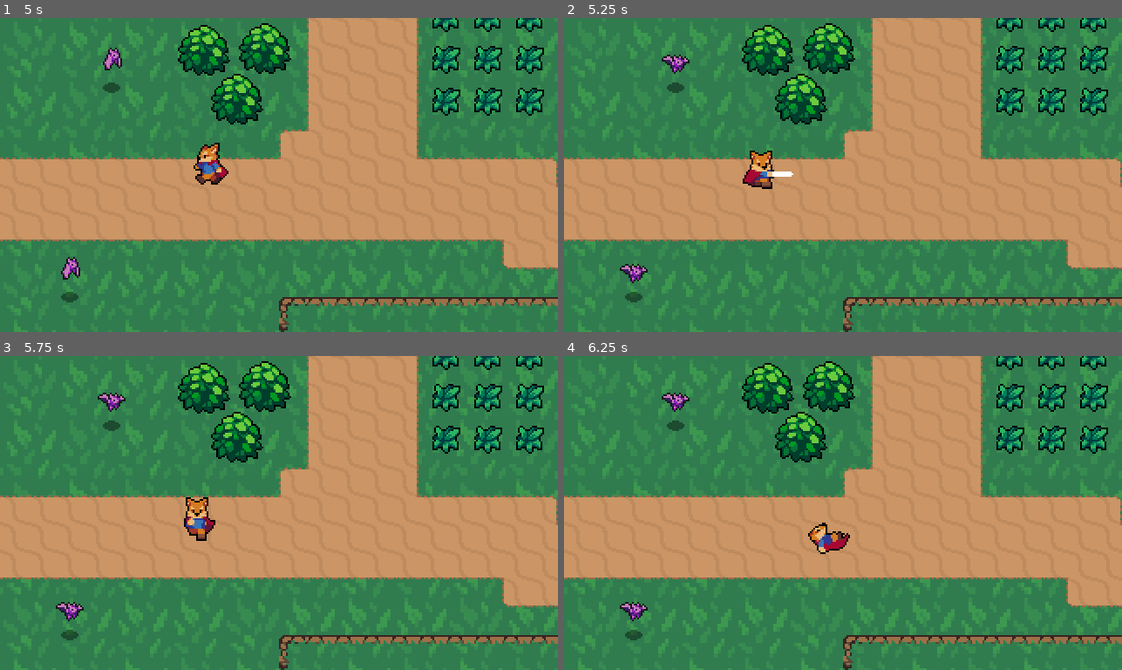
Above: before the commit, frames 1-4 (two rows, left to right).
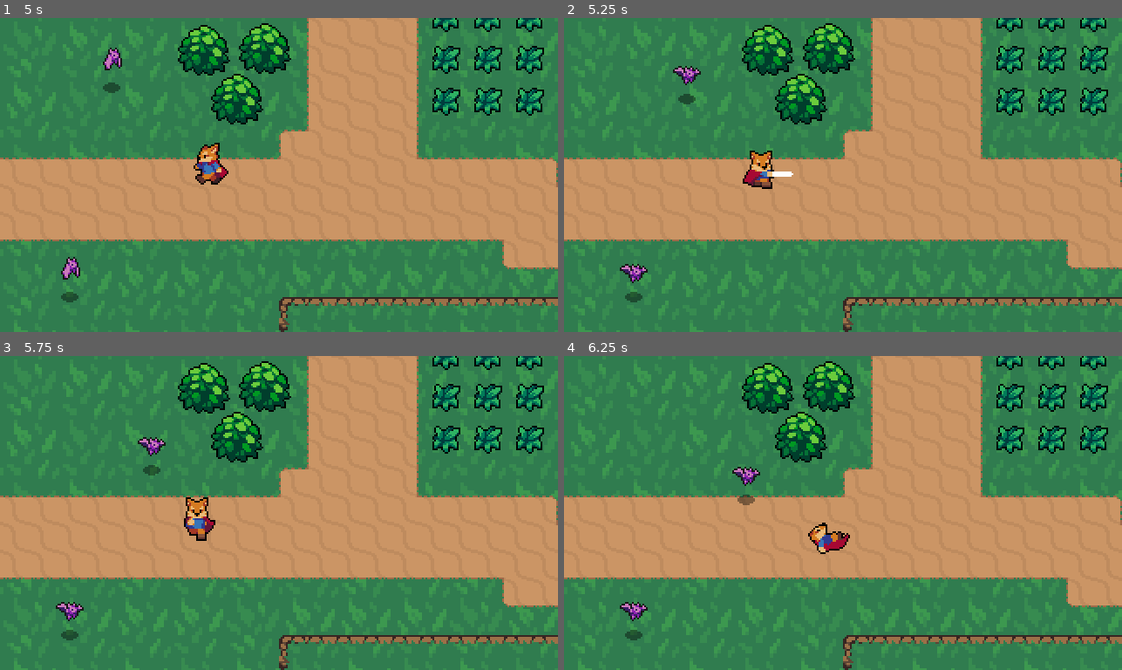
Above: after the commit, the same moments.

Repository: Jonak-Adipta-Kalita/JAK-Ultimate-Adventure-Game
Game: Godot game, scene res://World.tscn
Two runs of this game, one before a commit and one after it. Both use one fixed random seed, a clock stepped at 60 frames per second and the inputs below.
Inputs:
- Up to frame 1 (5 s): hold Right (ui_right) 0.53-1.28 s; tap J (attack) at 0.6, 2.1, 3.6 s; hold Down (ui_down) 1.28-2.03 s; tap K (roll) at 1.35, 2.85, 4.35 s; hold Right (ui_right) 2.03-2.78 s; hold Up (ui_up) 2.78-3.53 s; hold Left (ui_left) from 3.53 s (still down)
- Up to frame 2 (5.25 s): release Left (ui_left) at 5.03 s; hold Down (ui_down) from 5.03 s (still down); tap J (attack) at 5.1 s
- Up to frame 3 (5.75 s): keep holding Down (ui_down)
- Up to frame 4 (6.25 s): release Down (ui_down) at 5.78 s; hold Right (ui_right) from 5.78 s (still down); tap K (roll) at 5.85 s

Frame 1 is identical in both runs. In frame 2, 0.5% of the frame differs, in the area x 17-25%, y 11-28%; in frame 3, 0.5%, in the area x 17-30%, y 11-39%; in frame 4, 0.5%.

Commit message:
Bat AI start

Diff:
--- /dev/null
+++ b/Effects/HitEffect.tscn
@@ -0,0 +1,26 @@
+[gd_scene load_steps=6 format=2]
+
+[ext_resource path="res://Effects/HitEffect.png" type="Texture" id=1]
+[ext_resource path="res://Effects/Effect.gd" type="Script" id=2]
+
+[sub_resource type="AtlasTexture" id=2]
+atlas = ExtResource( 1 )
+region = Rect2( 0, 0, 24, 24 )
+
+[sub_resource type="AtlasTexture" id=3]
+atlas = ExtResource( 1 )
+region = Rect2( 24, 0, 24, 24 )
+
+[sub_resource type="SpriteFrames" id=1]
+animations = [ {
+"frames": [ SubResource( 2 ), SubResource( 3 ) ],
+"loop": true,
+"name": "Animate",
+"speed": 15.0
+} ]
+
+[node name="HitEffect" type="AnimatedSprite"]
+frames = SubResource( 1 )
+animation = "Animate"
+offset = Vector2( 0, -8 )
+script = ExtResource( 2 )
--- a/Enemies/Bat.gd
+++ b/Enemies/Bat.gd
@@ -1,18 +1,55 @@
 extends KinematicBody2D
-
-var knockback = Vector2.ZERO
-onready var stats = $Stats
 
 const BatDeathEffect = preload("res://Effects/BatDeathEffect.tscn")
 
+export(int) var MAX_SPEED = 50
+export(int) var ACCELERATION = 200
+export(int) var FRICTION = 200
+
+enum {
+	IDLE,
+	WANDER,
+	CHASE
+}
+
+var velocity = Vector2.ZERO
+var knockback = Vector2.ZERO
+var state = IDLE
+
+onready var stats = $Stats
+onready var playerDetectionZone = $PlayerDetectionZone
+onready var sprite = $AnimatedSprite
+
 func _physics_process(delta):
-	knockback = knockback.move_toward(Vector2.ZERO, 200 * delta)
+	knockback = knockback.move_toward(Vector2.ZERO, ACCELERATION * delta)
 	knockback = move_and_slide(knockback)
+
+	match state:
+		IDLE:
+			velocity = velocity.move_toward(Vector2.ZERO, ACCELERATION * delta)
+			seek_player()
+		WANDER:
+			pass
+		CHASE:
+			var player = playerDetectionZone.player
+
+			if player != null:
+				var direction_to_player = position.direction_to(player.global_position)
+				velocity = velocity.move_toward(direction_to_player * MAX_SPEED, ACCELERATION * delta)
+			else:
+				state = IDLE
+
+			sprite.flip_h = velocity.x < 0
+
+	velocity = move_and_slide(velocity)
+
+func seek_player():
+	if playerDetectionZone.can_see_player():
+		state = CHASE
 
 func _on_HurtBox_area_entered(area):
 	stats.health -= area.damage
 	knockback = area.knockback_vector * 120
-
 
 func _on_Stats_no_health():
 	queue_free()
--- a/Enemies/Bat.tscn
+++ b/Enemies/Bat.tscn
@@ -1,10 +1,11 @@
-[gd_scene load_steps=14 format=2]
+[gd_scene load_steps=16 format=2]
 
 [ext_resource path="res://Enemies/Bat.png" type="Texture" id=1]
 [ext_resource path="res://Shadows/SmallShadow.png" type="Texture" id=2]
 [ext_resource path="res://Overlap/HurtBox.tscn" type="PackedScene" id=3]
 [ext_resource path="res://Enemies/Bat.gd" type="Script" id=4]
 [ext_resource path="res://Overlap/Stats.tscn" type="PackedScene" id=5]
+[ext_resource path="res://Enemies/PlayerDetectionZone.tscn" type="PackedScene" id=6]
 
 [sub_resource type="AtlasTexture" id=1]
 atlas = ExtResource( 1 )
@@ -41,6 +42,9 @@
 radius = 6.0
 height = 6.0
 
+[sub_resource type="CircleShape2D" id=9]
+radius = 73.01
+
 [node name="Bat" type="KinematicBody2D"]
 collision_layer = 16
 script = ExtResource( 4 )
@@ -68,7 +72,15 @@
 [node name="Stats" parent="." instance=ExtResource( 5 )]
 max_health = 5
 
+[node name="PlayerDetectionZone" parent="." instance=ExtResource( 6 )]
+modulate = Color( 1, 1, 1, 0.427451 )
+
+[node name="CollisionShape2D" parent="PlayerDetectionZone" index="0"]
+modulate = Color( 1, 1, 1, 0.454902 )
+shape = SubResource( 9 )
+
 [connection signal="area_entered" from="HurtBox" to="." method="_on_HurtBox_area_entered"]
 [connection signal="no_health" from="Stats" to="." method="_on_Stats_no_health"]
 
 [editable path="HurtBox"]
+[editable path="PlayerDetectionZone"]
--- /dev/null
+++ b/Enemies/PlayerDetectionZone.gd
@@ -0,0 +1,12 @@
+extends Area2D
+
+var player = null
+
+func can_see_player():
+	return player != null
+
+func _on_PlayerDetectionZone_body_entered(body):
+	player = body
+
+func _on_PlayerDetectionZone_body_exited(body):
+	player = null
--- /dev/null
+++ b/Enemies/PlayerDetectionZone.tscn
@@ -0,0 +1,13 @@
+[gd_scene load_steps=2 format=2]
+
+[ext_resource path="res://Enemies/PlayerDetectionZone.gd" type="Script" id=1]
+
+[node name="PlayerDetectionZone" type="Area2D"]
+collision_layer = 0
+collision_mask = 2
+script = ExtResource( 1 )
+
+[node name="CollisionShape2D" type="CollisionShape2D" parent="."]
+
+[connection signal="body_entered" from="." to="." method="_on_PlayerDetectionZone_body_entered"]
+[connection signal="body_exited" from="." to="." method="_on_PlayerDetectionZone_body_exited"]
--- /dev/null
+++ b/Overlap/HurtBox.gd
@@ -0,0 +1,13 @@
+extends Area2D
+
+export(bool) var show_hit = true
+
+const HitEffect = preload("res://Effects/HitEffect.tscn")
+
+func _on_HurtBox_area_entered(_area):
+	if show_hit:
+		var hitEffect = HitEffect.instance()
+		var main = get_tree().current_scene
+
+		main.add_child(hitEffect)
+		hitEffect.global_position = global_position
--- a/Overlap/HurtBox.tscn
+++ b/Overlap/HurtBox.tscn
@@ -1,7 +1,12 @@
-[gd_scene format=2]
+[gd_scene load_steps=2 format=2]
+
+[ext_resource path="res://Overlap/HurtBox.gd" type="Script" id=1]
 
 [node name="HurtBox" type="Area2D"]
 collision_layer = 0
 collision_mask = 0
+script = ExtResource( 1 )
 
 [node name="CollisionShape2D" type="CollisionShape2D" parent="."]
+
+[connection signal="area_entered" from="." to="." method="_on_HurtBox_area_entered"]
--- a/Player/Player.gd
+++ b/Player/Player.gd
@@ -1,9 +1,9 @@
 extends KinematicBody2D
 
-const MAX_SPEED = 60
-const ROLL_SPEED = 100
-const ACCELERATION = 500
-const FRICTION = 500
+export(int) var MAX_SPEED = 60
+export(int) var ROLL_SPEED = 100
+export(int) var ACCELERATION = 500
+export(int) var FRICTION = 500
 
 enum {
 	MOVE,
--- a/World/Grass.tscn
+++ b/World/Grass.tscn
@@ -17,6 +17,7 @@
 
 [node name="HurtBox" parent="." instance=ExtResource( 3 )]
 collision_layer = 8
+show_hit = false
 
 [node name="CollisionShape2D" parent="HurtBox" index="0"]
 position = Vector2( 8, 8 )
